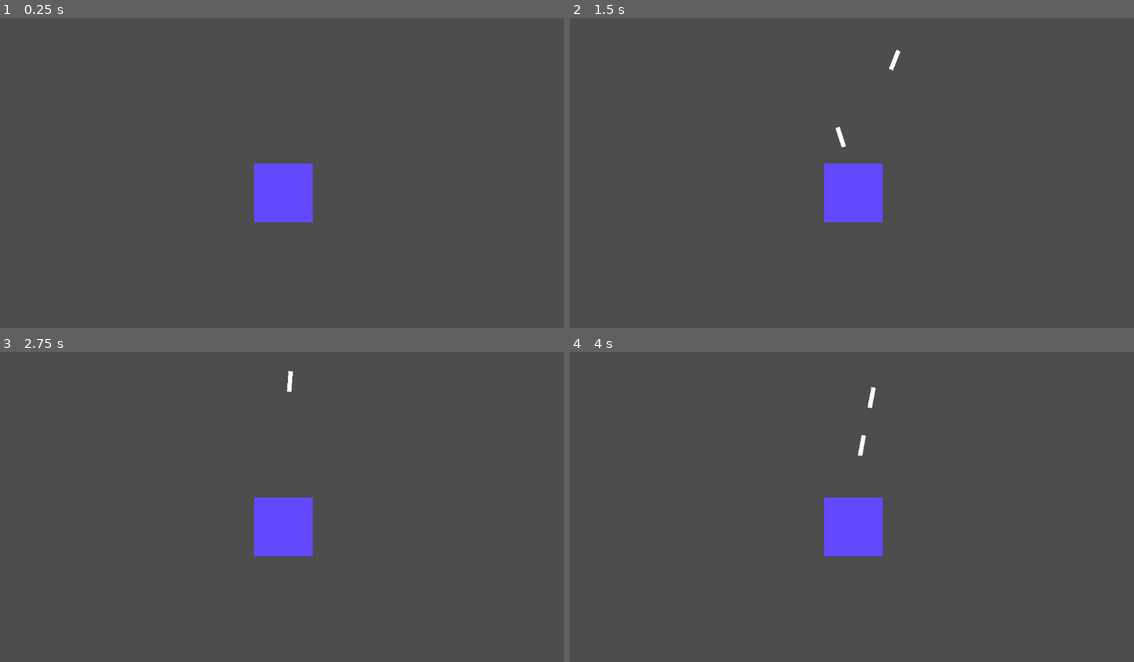
Above: before the commit, frames 1-4 (two rows, left to right).
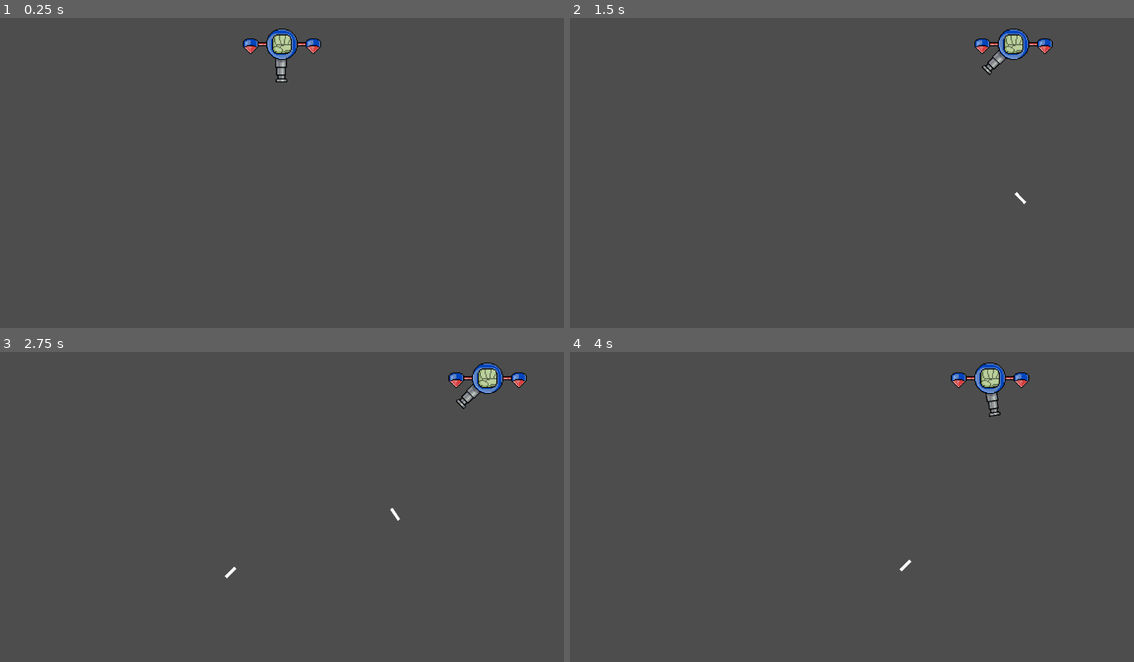
Above: after the commit, the same moments.

Repository: led-studio/bubblester
Game: Godot game, scene res://source/scenarios/game.tscn
The game is run twice, just before and just after one commit, with the same random seed, the same clock (stepped at 60 frames per second) and the same inputs.
Inputs (mouse positions are in pixels of both pictures, inside the frame that each line leads up to):
- Up to frame 1 (0.25 s): no input
- Up to frame 2 (1.5 s): tap Enter (ui_accept) at 0.5, 0.77, 0.8, 1.07, 1.35 s; move the mouse to (976, 154) at 0.52 s; hold D (move_right) 0.53-1.28 s; click (976, 154) at 0.6 s; move the mouse to (739, 185) at 1.27 s; hold A (move_left) from 1.28 s (still down)
- Up to frame 3 (2.75 s): tap Enter (ui_accept) at 1.52, 1.82, 2.3 s; click (169, 519) at 1.55 s; move the mouse to (338, 432) at 2.02 s; release A (move_left) at 2.03 s; hold D (move_right) from 2.03 s (still down); click (338, 432) at 2.1 s
- Up to frame 4 (4 s): move the mouse to (823, 565) at 2.77 s; click (823, 565) at 2.85 s; tap Enter (ui_accept) at 3.02, 3.32, 3.6, 3.77 s; move the mouse to (1021, 550) at 3.52 s; release D (move_right) at 3.53 s; hold A (move_left) from 3.53 s (still down)

The runs differ from the first frame. In frame 1, 2.8% of the frame differs, in the area x 43-57%, y 3-67%; in frame 2, 2.9%; in frame 3, 2.9%; in frame 4, 3.0%, in the area x 45-82%, y 3-71%.

Commit message:
mouse and shooting added, it works fine

Diff:
--- a/project.godot
+++ b/project.godot
@@ -37,6 +37,11 @@
 , Object(InputEventKey,"resource_local_to_scene":false,"resource_name":"","device":-1,"window_id":0,"alt_pressed":false …(186 unchanged characters)…
 ]
 }
+action={
+"deadzone": 0.5,
+"events": [Object(InputEventMouseButton,"resource_local_to_scene":false,"resource_name":"","device":-1,"window_id":0,"alt_pressed":false,"shift_pressed":false,"ctrl_pressed":false,"meta_pressed":false,"button_mask":0,"position":Vector2(0, 0),"global_position":Vector2(0, 0),"factor":1.0,"button_index":1,"canceled":false,"pressed":false,"double_click":false,"script":null)
+]
+}
 
 [layer_names]
 
--- a/source/objects/bullet.tscn
+++ b/source/objects/bullet.tscn
@@ -11,11 +11,10 @@
 script = ExtResource("1_ix112")
 
 [node name="ColorRect" type="ColorRect" parent="."]
-offset_left = -7.0
-offset_top = -2.0
-offset_right = 7.0
-offset_bottom = 1.0
+offset_top = -1.0
+offset_right = 14.0
+offset_bottom = 2.0
 
 [node name="CollisionShape2D" type="CollisionShape2D" parent="."]
-position = Vector2(0, -0.5)
+position = Vector2(7, 0)
 shape = SubResource("RectangleShape2D_35xsv")
--- a/source/objects/gun.gd
+++ /dev/null
@@ -1,15 +0,0 @@
-extends CharacterBody2D
-
-var bullet_path = preload("res://source/objects/bullet.tscn")
-
-func _physics_process(delta: float) -> void:
-	look_at(get_global_mouse_position())
-	if Input.is_action_just_pressed("ui_accept"):
-		fire()
-
-func fire():
-	var bullet = bullet_path.instantiate()
-	bullet.dir = rotation
-	bullet.pos = $Node2D.global_position
-	bullet.rota = global_rotation
-	get_parent().add_child(bullet)
--- a/source/objects/gun.tscn
+++ /dev/null
@@ -1,24 +0,0 @@
-[gd_scene load_steps=3 format=3 uid="uid://k4ce8b3rhrsf"]
-
-[ext_resource type="Script" path="res://source/objects/gun.gd" id="1_u6acu"]
-
-[sub_resource type="RectangleShape2D" id="RectangleShape2D_lh3wy"]
-size = Vector2(9, 7)
-
-[node name="Gun" type="CharacterBody2D"]
-script = ExtResource("1_u6acu")
-
-[node name="ColorRect" type="ColorRect" parent="."]
-offset_left = -5.0
-offset_top = -30.0
-offset_right = 6.0
-color = Color(0, 0, 0, 1)
-
-[node name="Node2D" type="Node2D" parent="."]
-
-[node name="CollisionShape2D" type="CollisionShape2D" parent="."]
-position = Vector2(0.5, -3.5)
-shape = SubResource("RectangleShape2D_lh3wy")
-
-[node name="Camera2D" type="Camera2D" parent="."]
-zoom = Vector2(3, 3)
--- a/source/objects/player.gd
+++ b/source/objects/player.gd
@@ -1,10 +1,19 @@
 extends CharacterBody2D
 
-
+@onready var gun_sprite: Sprite2D = $Gun/Sprite2D
+var bullet_path = preload("res://source/objects/bullet.tscn")
 const SPEED = 300.0
 
 func _physics_process(delta: float) -> void:
+	gun_sprite.look_at(get_global_mouse_position())
 
+	if gun_sprite.rotation_degrees > 135:
+		gun_sprite.rotation_degrees = 135
+	elif gun_sprite.rotation_degrees < 45:
+		gun_sprite.rotation_degrees = 45
+
+	if Input.is_action_just_pressed("action"):
+		fire()
 	# Get the input direction and handle the movement/deceleration.
 	# As good practice, you should replace UI actions with custom gameplay actions.
 	var direction := Input.get_axis("move_left", "move_right")
@@ -14,3 +23,14 @@
 		velocity.x = move_toward(velocity.x, 0, SPEED)
 
 	move_and_slide()
+
+func _process(delta: float) -> void:
+	pass
+
+
+func fire():
+	var bullet = bullet_path.instantiate()
+	bullet.dir = deg_to_rad(gun_sprite.rotation_degrees)
+	bullet.pos = $Gun/Sprite2D/Point.global_position
+	bullet.rota = deg_to_rad(gun_sprite.global_rotation_degrees)
+	get_parent().add_child(bullet)
--- a/source/objects/player.tscn
+++ b/source/objects/player.tscn
@@ -1,26 +1,53 @@
-[gd_scene load_steps=4 format=3 uid="uid://cu2lvgquj1el3"]
+[gd_scene load_steps=7 format=3 uid="uid://cu2lvgquj1el3"]
 
 [ext_resource type="Script" path="res://source/objects/player.gd" id="1_kd7cj"]
-[ext_resource type="PackedScene" uid="uid://k4ce8b3rhrsf" path="res://source/objects/gun.tscn" id="2_wdpj2"]
+[ext_resource type="Texture2D" uid="uid://b64trh2rwt176" path="res://assets/images/cañon.png" id="2_xosf7"]
+[ext_resource type="Texture2D" uid="uid://b53vqtvrfopuq" path="res://assets/images/n4ve.png" id="3_uxnkf"]
+
+[sub_resource type="AtlasTexture" id="AtlasTexture_8rp5r"]
+atlas = ExtResource("3_uxnkf")
+region = Rect2(0, 0, 128, 128)
+
+[sub_resource type="SpriteFrames" id="SpriteFrames_85743"]
+animations = [{
+"frames": [{
+"duration": 1.0,
+"texture": SubResource("AtlasTexture_8rp5r")
+}],
+"loop": true,
+"name": &"default",
+"speed": 5.0
+}, {
+"frames": [],
+"loop": true,
+"name": &"idle",
+"speed": 5.0
+}]
 
 [sub_resource type="CircleShape2D" id="CircleShape2D_jxo71"]
-radius = 18.0
+radius = 13.0384
 
 [node name="Player" type="CharacterBody2D"]
 collision_layer = 2
 collision_mask = 5
 script = ExtResource("1_kd7cj")
 
-[node name="Gun" parent="." instance=ExtResource("2_wdpj2")]
-visible = false
-position = Vector2(0, -16)
+[node name="Gun" type="Node2D" parent="."]
 
-[node name="ColorRect" type="ColorRect" parent="."]
-offset_left = -19.0
-offset_top = -20.0
-offset_right = 21.0
-offset_bottom = 20.0
-color = Color(0.388235, 0.286275, 1, 1)
+[node name="Sprite2D" type="Sprite2D" parent="Gun"]
+rotation = 1.5708
+texture = ExtResource("2_xosf7")
+
+[node name="Point" type="ColorRect" parent="Gun/Sprite2D"]
+offset_left = 39.0
+offset_top = -2.0
+offset_right = 41.0
+offset_bottom = 1.0
+color = Color(1, 0, 1, 0)
+
+[node name="AnimatedSprite2D" type="AnimatedSprite2D" parent="."]
+position = Vector2(1, 0)
+sprite_frames = SubResource("SpriteFrames_85743")
 
 [node name="CollisionShape2D" type="CollisionShape2D" parent="."]
 shape = SubResource("CircleShape2D_jxo71")
--- a/source/scenarios/game.tscn
+++ b/source/scenarios/game.tscn
@@ -4,26 +4,26 @@
 [ext_resource type="PackedScene" uid="uid://cu2lvgquj1el3" path="res://source/objects/player.tscn" id="1_v1y0d"]
 
 [sub_resource type="RectangleShape2D" id="RectangleShape2D_tmqha"]
-size = Vector2(7, 321)
+size = Vector2(7, 332.5)
 
 [node name="Game" type="Node2D"]
 script = ExtResource("1_r4u5d")
 
 [node name="Player" parent="." instance=ExtResource("1_v1y0d")]
-position = Vector2(232, 224)
+position = Vector2(287, 34)
 
 [node name="Camera2D" type="Camera2D" parent="."]
-position = Vector2(230, 129)
-zoom = Vector2(2.5, 2.5)
+position = Vector2(288, 162)
+zoom = Vector2(2, 2)
 
 [node name="World" type="Node" parent="."]
 
 [node name="Walls" type="StaticBody2D" parent="World"]
 
 [node name="CollisionShape2D" type="CollisionShape2D" parent="World/Walls"]
-position = Vector2(-5, 127)
+position = Vector2(-3, 162.75)
 shape = SubResource("RectangleShape2D_tmqha")
 
 [node name="CollisionShape2D2" type="CollisionShape2D" parent="World/Walls"]
-position = Vector2(464.5, 110.5)
+position = Vector2(579.5, 163.5)
 shape = SubResource("RectangleShape2D_tmqha")
Binary file added: assets/images/bullets.png
Not shown, added: assets/images/bullets.png.import
Binary file added: assets/images/cañon.png
Not shown, added: assets/images/cañon.png.import
Binary file added: assets/images/n4ve.png
Not shown, added: assets/images/n4ve.png.import
